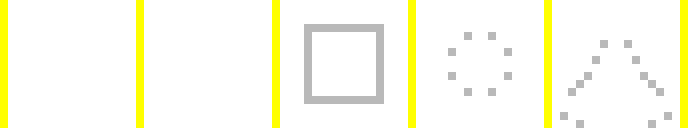
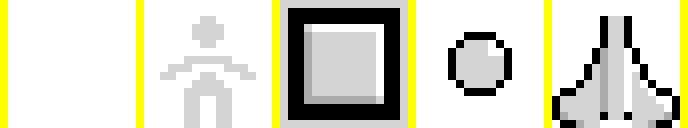
Comparing the layer stacks of the two (688, 128) images. Changes:
painted on "nemo83sprites.png" over [160, 0, 680, 128]
